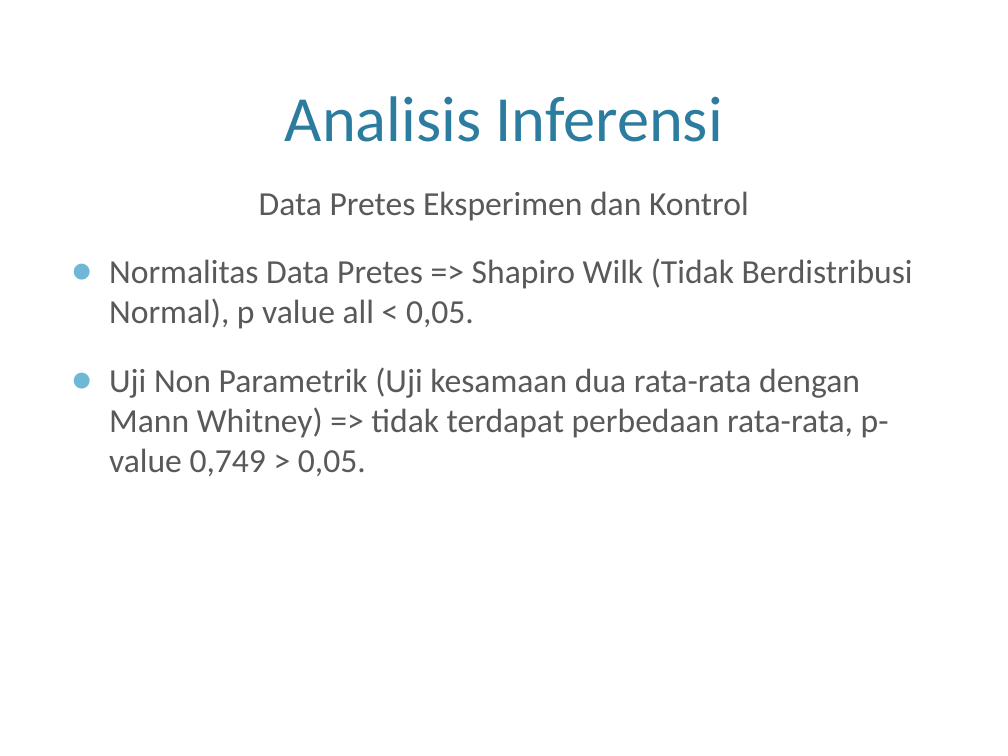
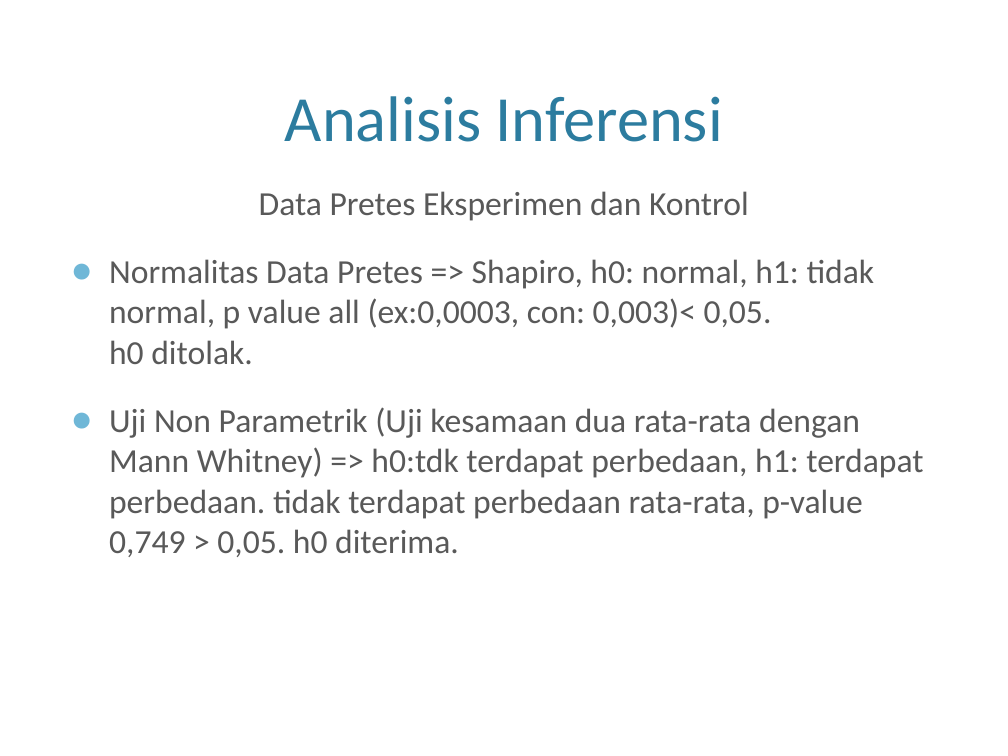
Before and after one commit to rischanlab/skripsi, a slide deck: slide 13 of presentasi munaqosah/presentasi munaqosah.pptx (slide 11 before the commit). Drawn at 1008x756 pixels with LibreOffice and Linux fonts; fonts in the diff are those of the drawing; background and template pictures are left out. Boxes give left, top, right and bottom in pixels: in the first picture for what was removed or moved away, otherwise in the second. Text is boxed around its words. In the diff, an @@ line names an element or a change of style, - is before the commit and + after.

```diff
--- a/presentasi munaqosah/presentasi munaqosah.pptx
+++ b/presentasi munaqosah/presentasi munaqosah.pptx
@@ text at [109, 259, 923, 557]: text changed @@
-● Normalitas Data Pretes => Shapiro Wilk (Tidak Berdistribusi Normal), p value all < 0,05.
-● Uji Non Parametrik (Uji kesamaan dua rata-rata dengan Mann Whitney) => tidak terdapat perbedaan rata-rata, p-value 0,749 > 0,05.
+● Normalitas Data Pretes => Shapiro, h0: normal, h1: tidak normal, p value all (ex:0,0003, con: 0,003)< 0,05.
+  h0 ditolak.
+● Uji Non Parametrik (Uji kesamaan dua rata-rata dengan Mann Whitney) => h0:tdk terdapat perbedaan, h1: terdapat perbedaan. tidak terdapat perbedaan rata-rata, p-value 0,749 > 0,05. h0 diterima.
```
Also in this commit, not shown: 4 other slides changed, 3 slides added, 10 other files.
